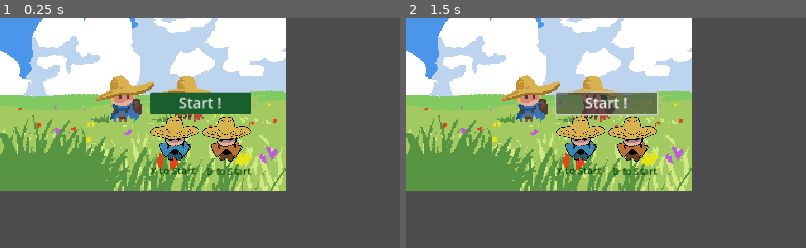
Above: before the commit, frames 1-2 (left to right).
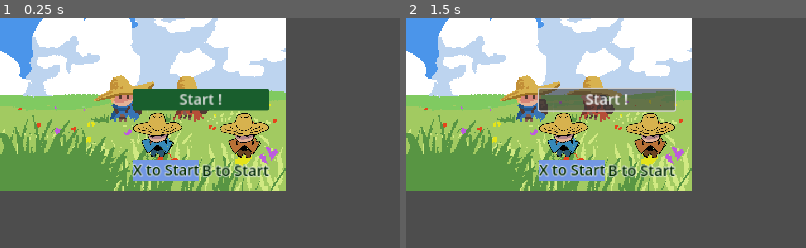
Above: after the commit, the same moments.

Repository: FablabMurat/2025GameJamCantal-1
Game: Godot game, scene res://root.tscn
Two runs of this game, one before a commit and one after it. Both use one fixed random seed, a clock stepped at 60 frames per second and the inputs below.
Inputs:
- Up to frame 1 (0.25 s): no input
- Up to frame 2 (1.5 s): click "Start !" at 0.5 s; click "Start !" at 1.25 s
The pictures show only the part of the screen within x 25-75%, y 24-74%; the shares and areas given below are measured in that part.

The runs differ from the first frame. In frame 1, 7.9% of the frame differs, in the area x 33-68%, y 30-71%; in frame 2, 8.2%.

Commit message:
Ajout d'un label_settings.tres - mais pas finalisé...

Diff:
--- /dev/null
+++ b/label_settings.tres
@@ -0,0 +1,6 @@
+[gd_resource type="LabelSettings" format=3 uid="uid://dwlgw4xoax2tk"]
+
+[resource]
+font_size = 24
+font_color = Color(0, 0.160784, 0, 1)
+outline_size = 4
--- a/root.tscn
+++ b/root.tscn
@@ -8,6 +8,7 @@
 [ext_resource type="Theme" uid="uid://mcmvysh7s1ap" path="res://design.tres" id="5_1hc85"]
 [ext_resource type="Texture2D" uid="uid://c6ukonhwxuqiq" path="res://Ressources/Images/character_01_face.png" id="6_rq5pv"]
 [ext_resource type="Texture2D" uid="uid://c0qsnkcjycig1" path="res://Ressources/Images/character_02_face.png" id="7_foaso"]
+[ext_resource type="LabelSettings" uid="uid://dwlgw4xoax2tk" path="res://label_settings.tres" id="7_rpk6x"]
 
 [sub_resource type="InputEventJoypadButton" id="InputEventJoypadButton_nyrvt"]
 button_index = 1
@@ -20,6 +21,19 @@
 
 [sub_resource type="Shortcut" id="Shortcut_ny3mq"]
 events = [SubResource("InputEventJoypadButton_nyrvt"), SubResource("InputEventJoypadButton_drmux")]
+
+[sub_resource type="StyleBoxFlat" id="StyleBoxFlat_cy35l"]
+bg_color = Color(0.45389, 0.593897, 0.888689, 1)
+
+[sub_resource type="Theme" id="Theme_tsdxd"]
+/colors/LabelBleu = Color(0, 0, 0, 1)
+Label/styles/normal = SubResource("StyleBoxFlat_cy35l")
+
+[sub_resource type="StyleBoxFlat" id="StyleBoxFlat_aij10"]
+bg_color = Color(0.797174, 0.520665, 0.432085, 1)
+
+[sub_resource type="Theme" id="Theme_0g3t2"]
+label/styles/LabelRouge = SubResource("StyleBoxFlat_aij10")
 
 [sub_resource type="StyleBoxFlat" id="StyleBoxFlat_wqx0i"]
 bg_color = Color(0.180392, 0.305882, 0.243137, 0.752941)
@@ -113,7 +127,9 @@
 
 [node name="VBoxJ1" type="VBoxContainer" parent="CenterContainer/VBoxContainer/HBoxChoiceJoy"]
 layout_mode = 2
+size_flags_horizontal = 4
 size_flags_vertical = 0
+theme = SubResource("Theme_tsdxd")
 
 [node name="TextureRectJ1" type="TextureRect" parent="CenterContainer/VBoxContainer/HBoxChoiceJoy/VBoxJ1"]
 custom_minimum_size = Vector2(80, 0)
@@ -128,10 +144,14 @@
 theme_override_colors/font_color = Color(0, 0.25098, 0, 1)
 theme_override_font_sizes/font_size = 16
 text = "X to Start"
+label_settings = ExtResource("7_rpk6x")
+horizontal_alignment = 1
 
 [node name="VBoxJ2" type="VBoxContainer" parent="CenterContainer/VBoxContainer/HBoxChoiceJoy"]
 layout_mode = 2
+size_flags_horizontal = 8
 size_flags_vertical = 0
+theme = SubResource("Theme_0g3t2")
 
 [node name="TextureRectJ2" type="TextureRect" parent="CenterContainer/VBoxContainer/HBoxChoiceJoy/VBoxJ2"]
 custom_minimum_size = Vector2(80, 0)
@@ -143,9 +163,10 @@
 [node name="LabelJ2" type="Label" parent="CenterContainer/VBoxContainer/HBoxChoiceJoy/VBoxJ2"]
 layout_mode = 2
 size_flags_horizontal = 8
-theme_override_colors/font_color = Color(0, 0.25098, 0, 1)
 theme_override_font_sizes/font_size = 16
 text = "B to Start"
+label_settings = ExtResource("7_rpk6x")
+horizontal_alignment = 1
 
 [node name="PauseContainer" type="PanelContainer" parent="."]
 process_mode = 3
Not shown: 1 places in root.tscn that only renumber resources
